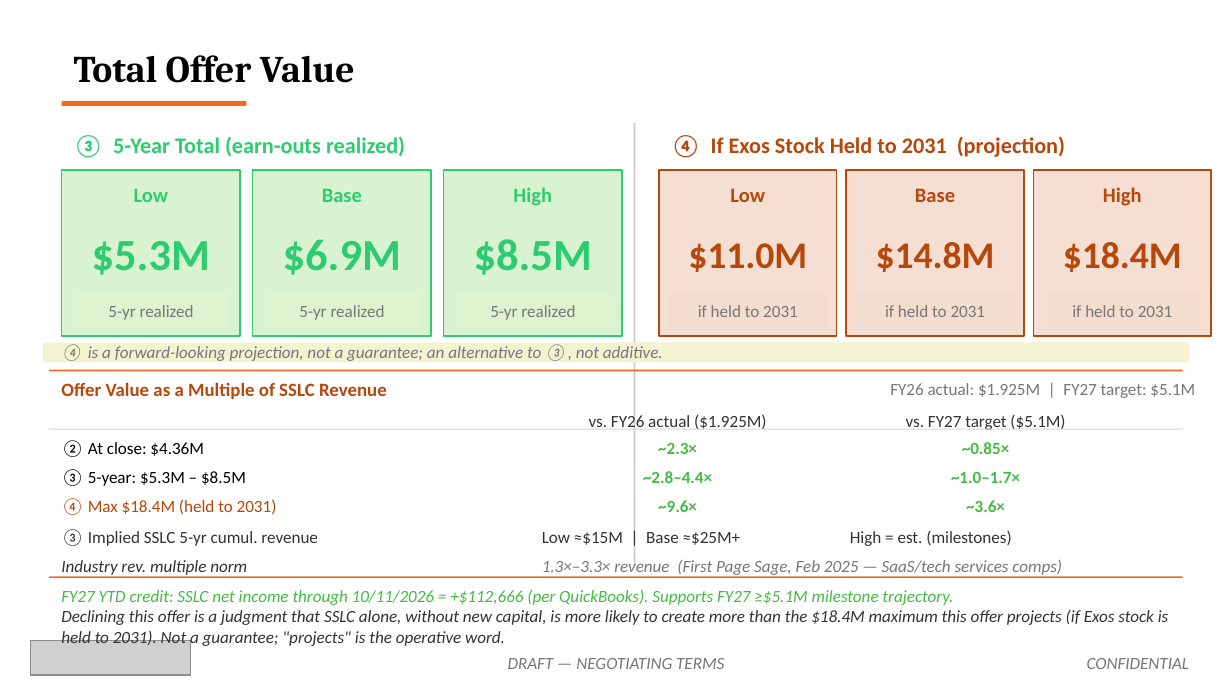
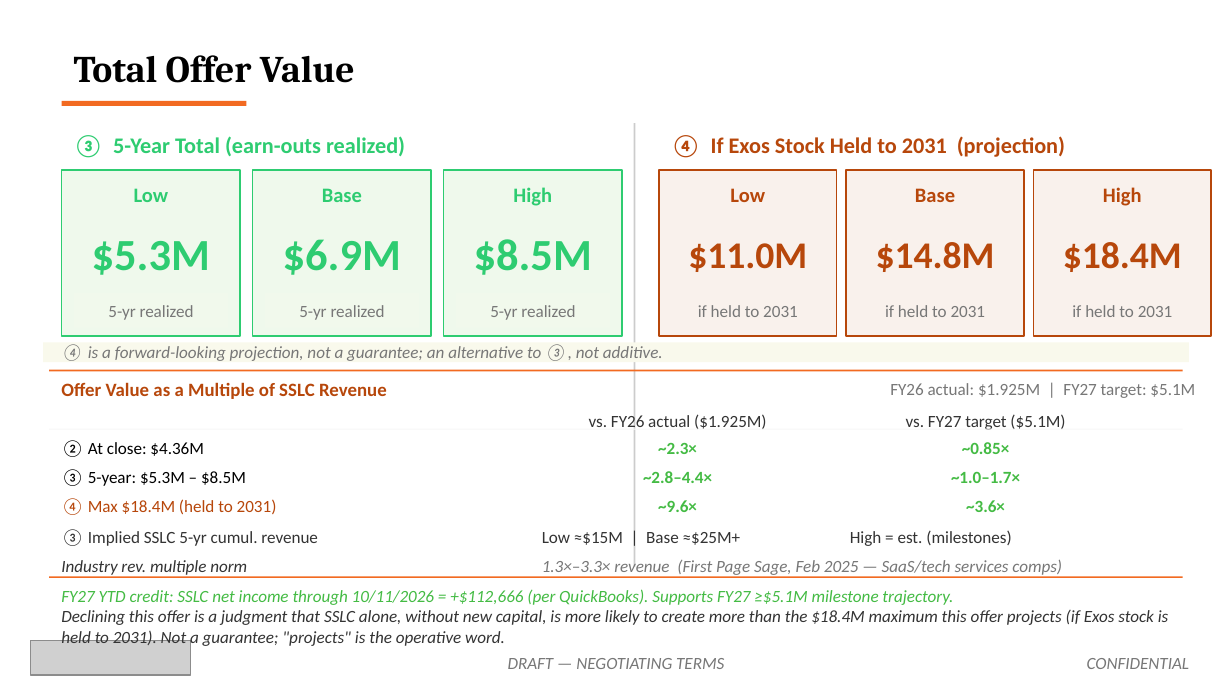
Before and after one commit to ExosAerospace/workspace, a slide deck: slide 11 of drafts/Exos_SSLC_Board_Offer_Overview_2026-10-12_r5_PRINT.pptx. Drawn at 1232x693 pixels with LibreOffice and Linux fonts; fonts in the diff are those of the drawing; grey boxes stand for pictures. Boxes give left, top, right and bottom in pixels: in the first picture for what was removed or moved away, otherwise in the second. Text is boxed around its words. In the diff, an @@ line names an element or a change of style, - is before the commit and + after.

```diff
--- a/drafts/Exos_SSLC_Board_Offer_Overview_2026-10-12_r5_PRINT.pptx
+++ b/drafts/Exos_SSLC_Board_Offer_Overview_2026-10-12_r5_PRINT.pptx
@@ fill #D9F3D0 to #EFF9EC in 3 elements at <box>62,170,240,336</box>, <box>253,170,431,336</box>, <box>444,170,622,336</box> @@
@@ fill #F4DFD2 to #F9F1EC in 3 elements at <box>659,170,837,336</box>, <box>846,170,1024,336</box>, <box>1034,170,1211,336</box> @@
@@ fill #DEF3CF to #F1F9EC in 3 elements at <box>265,293,419,328</box>, <box>456,293,610,328</box>, <box>74,293,228,328</box> @@
@@ fill #F3DDCF to #F9F1EC in 3 elements at <box>668,293,828,328</box>, <box>855,293,1015,328</box>, <box>1042,293,1202,328</box> @@
@@ rectangle at <box>43,342,1189,362</box>: fill #F3F3D1 to #F9F9EC @@
@@ rectangle at <box>49,429,1183,430</box>: fill #D6D6D6 to #F7F7F7 @@
```
Also in this commit, not shown: 16 other slides changed, 2 other files.
